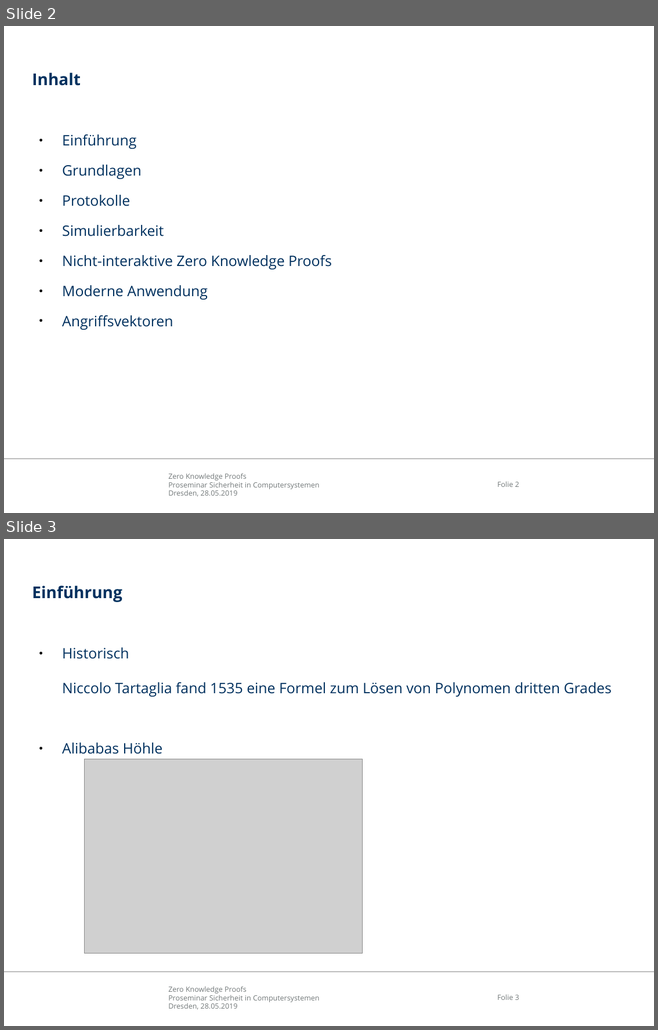
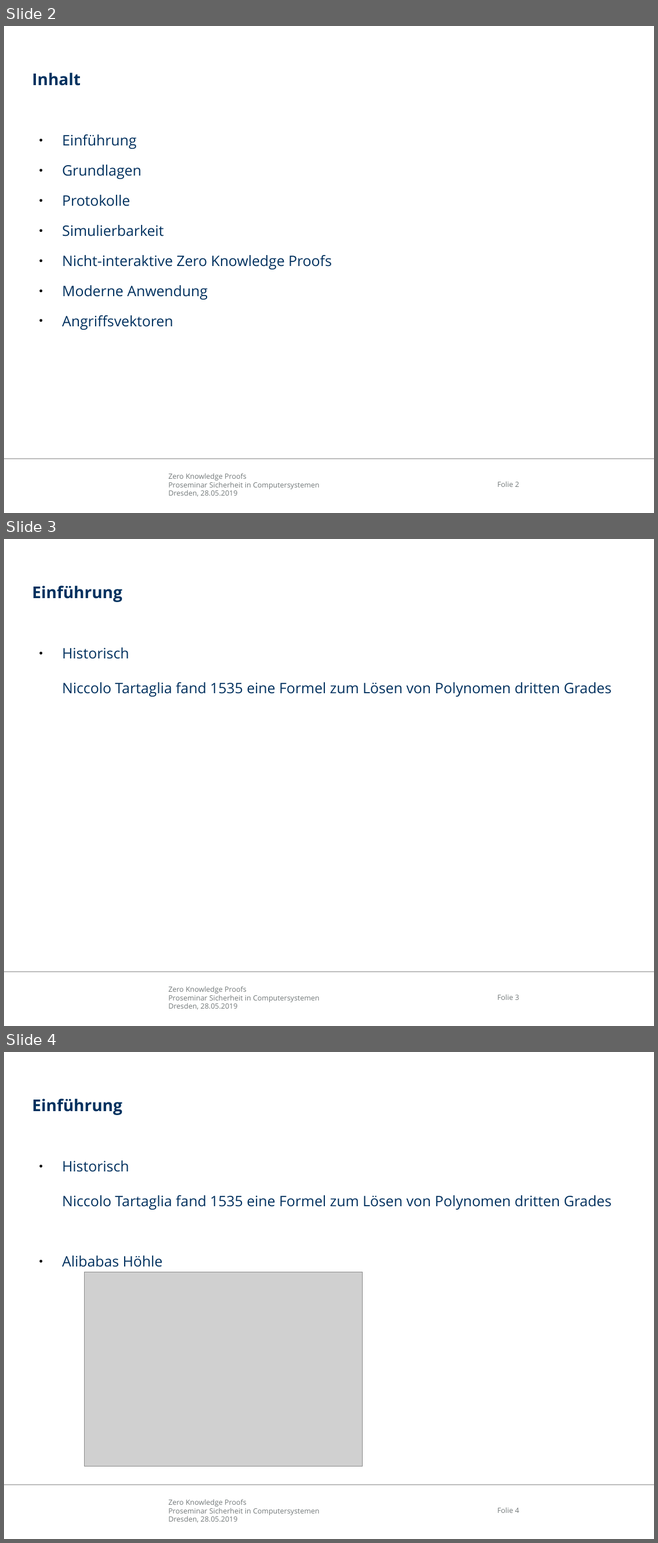
Before and after one commit to mostermann96/Presentations, a slide deck: ZKP.odp. Shown one above the other, each under a label of ours: slides 2 and 3 before the commit, slides 2, 3 and 4 after it. The pictures are 658x1030 and 658x1543 pixels, drawn with LibreOffice and Linux fonts; fonts in the diff are those of the drawing; grey boxes stand for pictures; background and template pictures are left out. Boxes give left, top, right and bottom in pixels: in the first picture for what was removed or moved away, otherwise in the second. Text is boxed around its words. In the diff, an @@ line names an element or a change of style, - is before the commit and + after.

```diff
--- a/ZKP.odp
+++ b/ZKP.odp
@@ slide 3 added at (4,539,654,1026), background #FFFFFF; not listed: 3 template elements that a slide beside it also shows @@
@@ title added at (32,585,122,602), 18 pt, text #00305E, bold @@
+Einführung
@@ text added at (62,647,611,697), 16 pt, text #00305E @@
+● Historisch
+  Niccolo Tartaglia fand 1535 eine Formel zum Lösen von Polynomen dritten Grades
@@ what was slide 3 is now slide 4 @@
@@ page number at (497,1507,519,1513): text changed @@
-Folie 3
+Folie 4
```
Also in this commit, not shown: 2 other slides added, 1 other file.
